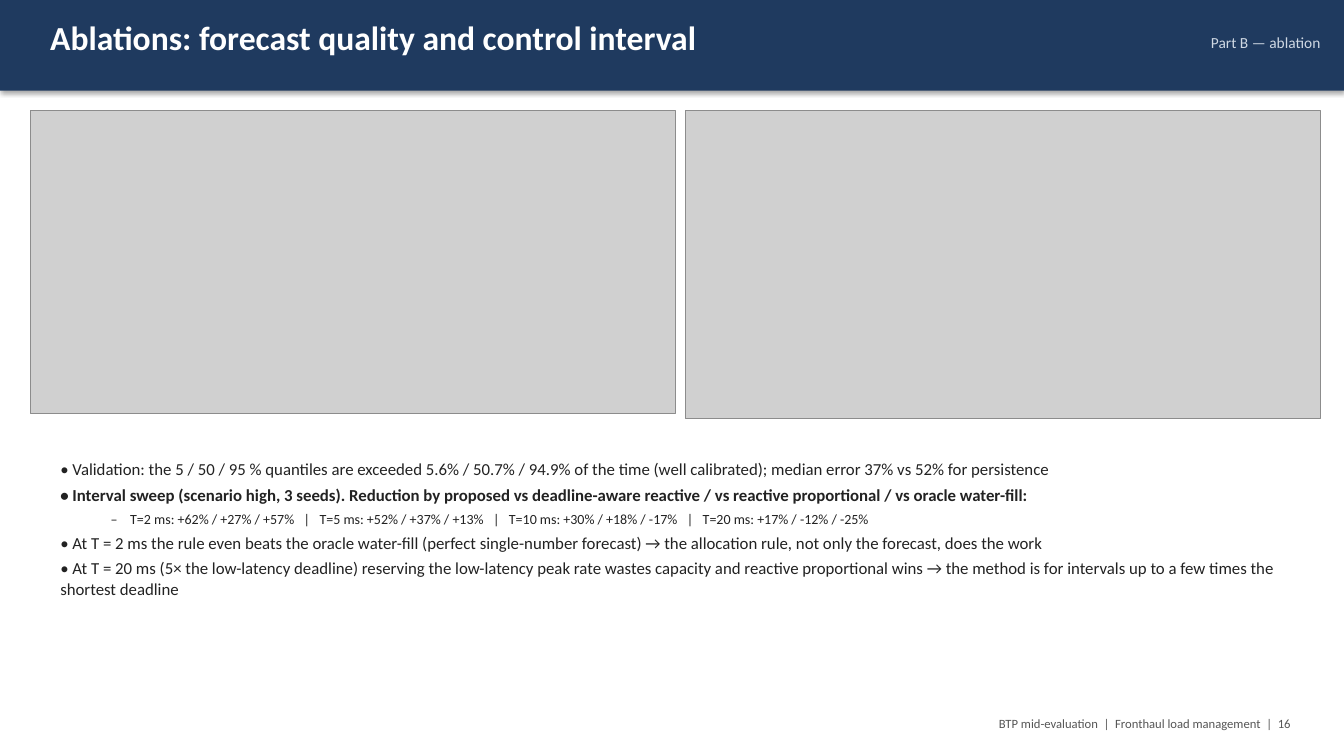
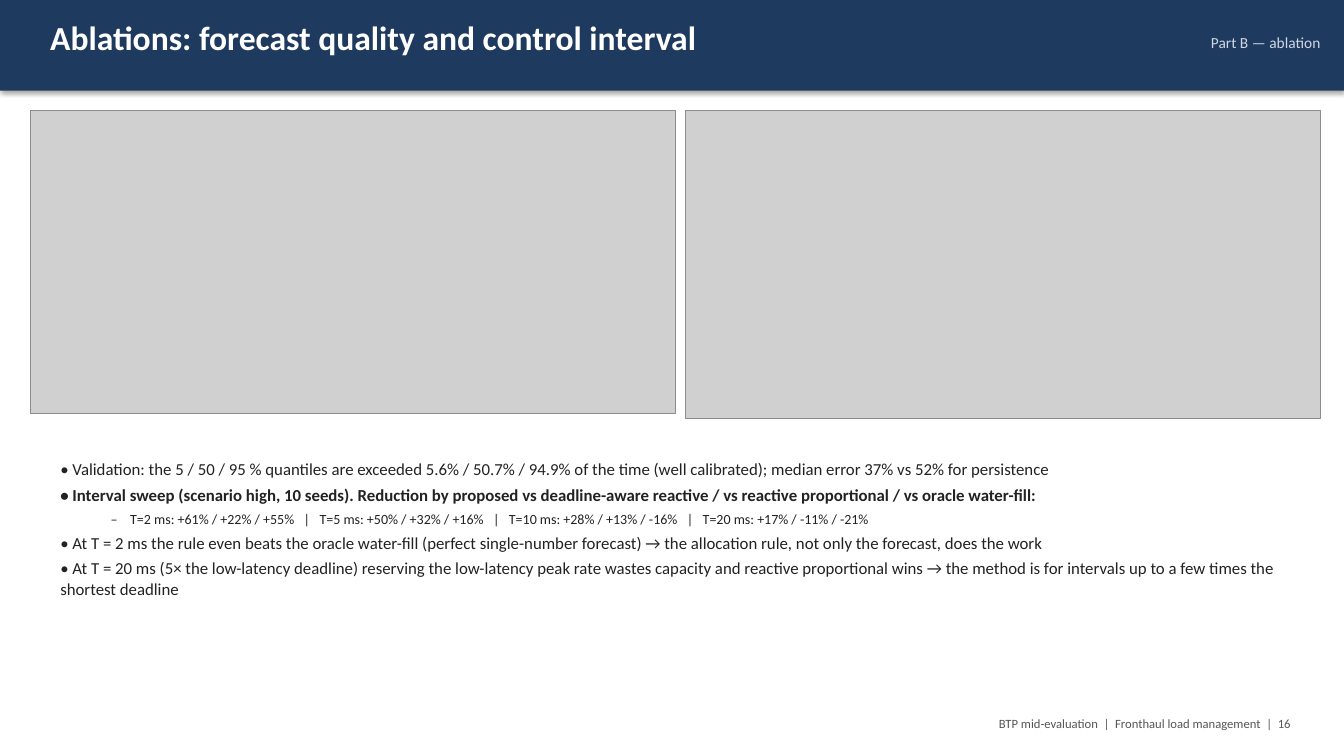
Before and after one commit to Harshvardhan-To1/BTP, a slide deck: slide 16 of docs/fhlm/BTP_midterm_fronthaul_load_management.pptx. Drawn at 1344x756 pixels with LibreOffice and Linux fonts; fonts in the diff are those of the drawing; grey boxes stand for pictures. Boxes give left, top, right and bottom in pixels: in the first picture for what was removed or moved away, otherwise in the second. Text is boxed around its words. In the diff, an @@ line names an element or a change of style, - is before the commit and + after.

```diff
--- a/docs/fhlm/BTP_midterm_fronthaul_load_management.pptx
+++ b/docs/fhlm/BTP_midterm_fronthaul_load_management.pptx
@@ text at (72,488,1035,524): text changed @@
-• Interval sweep (scenario high, 3 seeds). Reduction by proposed vs deadline-aware reactive / vs reactive proportional / vs oracle water-fill:
-  – T=2 ms: +62% / +27% / +57% | T=5 ms: +52% / +37% / +13% | T=10 ms: +30% / +18% / -17% | T=20 ms: +17% / -12% / -25%
+• Interval sweep (scenario high, 10 seeds). Reduction by proposed vs deadline-aware reactive / vs reactive proportional / vs oracle water-fill:
+  – T=2 ms: +61% / +22% / +55% | T=5 ms: +50% / +32% / +16% | T=10 ms: +28% / +13% / -16% | T=20 ms: +17% / -11% / -21%
```
Also in this commit, not shown: 8 other slides changed, 6 other files.
